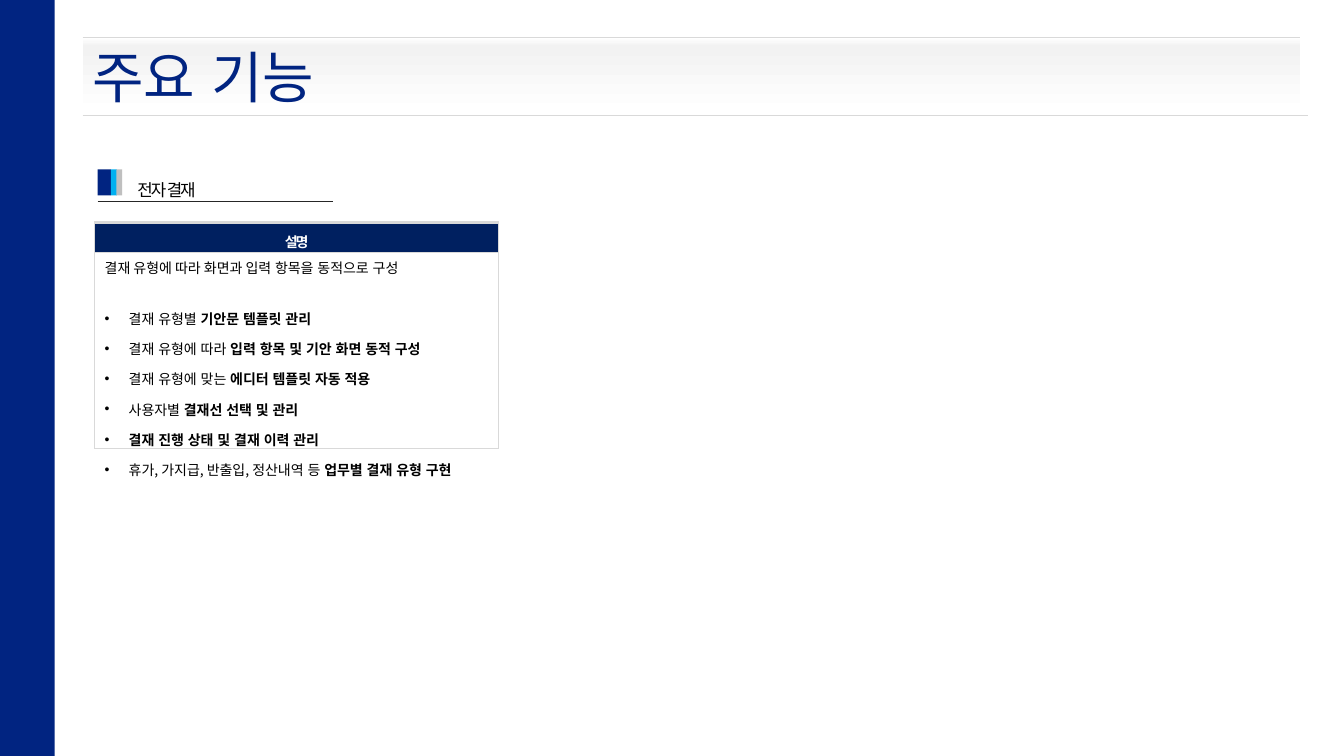
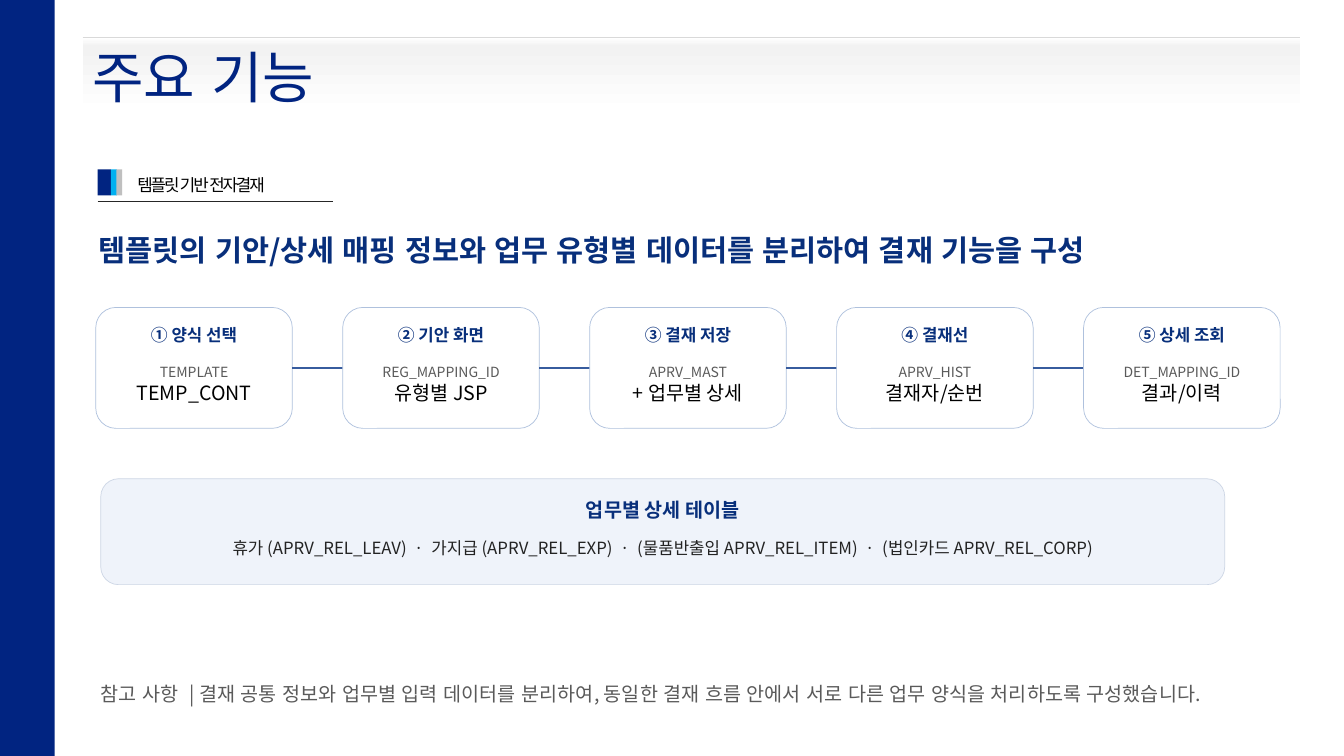
Before and after one commit to hikr90/intranet, a slide deck: slide 12 of docs/intr_project.pptx (slide 13 before the commit). Drawn at 1344x756 pixels with LibreOffice and Linux fonts; fonts in the diff are those of the drawing. Boxes give left, top, right and bottom in pixels: in the first picture for what was removed or moved away, otherwise in the second. Text is boxed around its words. In the diff, an @@ line names an element or a change of style, - is before the commit and + after.

Commit message:
[수정] 포트폴리오 및 테이블 설계서 수정

```diff
--- a/docs/intr_project.pptx
+++ b/docs/intr_project.pptx
@@ line removed from (83, 116) to (1309, 116) @@
@@ text at box(137, 177, 264, 193): text changed @@
-전자 결재
+템플릿 기반 전자결재
@@ table removed at box(95, 223, 499, 482), 2 rows, 1 columns @@
-설명
-결재 유형에 따라 화면과 입력 항목을 동적으로 구성 / 결재 유형별 기안문 템플릿 관리 / 결재 유형에 따라 입력 항목 및 기안 화면 동적 구성 / 결재 유형에 맞는 에디터 템플릿 자동 적용 / 사용자별 결재선 선택 및 관리 / 결재 진행 상태 및 결재 이력 관리 / 휴가, 가지급, 반출입, 정산내역 등 업무별 결재 유형 구현
@@ text added at box(99, 236, 1085, 267), 21 pt, text #082F7B, bold @@
+템플릿의 기안/상세 매핑 정보와 업무 유형별 데이터를 분리하여 결재 기능을 구성
@@ rounded rectangle added at box(96, 308, 292, 429), fill #FFFFFF, outline #AFC1DD 0.5 pt @@
@@ text added at box(151, 326, 237, 343), 12 pt, text #082F7B, bold @@
+① 양식 선택
@@ rounded rectangle added at box(343, 308, 539, 429), fill #FFFFFF, outline #AFC1DD 0.5 pt @@
@@ text added at box(398, 326, 484, 343), 12 pt, text #082F7B, bold @@
+② 기안 화면
@@ rounded rectangle added at box(590, 308, 786, 429), fill #FFFFFF, outline #AFC1DD 0.5 pt @@
@@ text added at box(645, 326, 731, 343), 12 pt, text #082F7B, bold @@
+③ 결재 저장
@@ rounded rectangle added at box(837, 308, 1033, 429), fill #FFFFFF, outline #AFC1DD 0.5 pt @@
@@ text added at box(901, 326, 968, 343), 12 pt, text #082F7B, bold @@
+④ 결재선
@@ rounded rectangle added at box(1084, 308, 1280, 429), fill #FFFFFF, outline #AFC1DD 0.5 pt @@
@@ text added at box(1139, 326, 1225, 343), 12 pt, text #082F7B, bold @@
+⑤ 상세 조회
@@ text added at box(136, 366, 251, 403), 14 pt, text #000000 @@
+TEMPLATE
+TEMP_CONT
@@ line added from (292, 368) to (343, 368), #375C9E 2 pt @@
@@ text added at box(382, 366, 499, 402), 10 pt, text #5A5A5A @@
+REG_MAPPING_ID
+유형별 JSP
@@ line added from (539, 368) to (590, 368), #375C9E 2 pt @@
@@ text added at box(648, 366, 743, 402), 10 pt, text #5A5A5A @@
+APRV_MAST
++ 업무별 상세
@@ line added from (786, 368) to (837, 368), #375C9E 2 pt @@
@@ text added at box(886, 366, 984, 404), 10 pt, text #5A5A5A @@
+APRV_HIST
+결재자/순번
@@ line added from (1033, 368) to (1084, 368), #375C9E 2 pt @@
@@ text added at box(1124, 366, 1241, 404), 10 pt, text #5A5A5A @@
+DET_MAPPING_ID
+결과/이력
@@ rounded rectangle added at box(101, 479, 1225, 585), fill #EFF3FA, outline #CDD6E5 0.5 pt @@
@@ text added at box(586, 500, 739, 519), 14 pt, text #082F7B, bold @@
+업무별 상세 테이블
@@ text added at box(233, 540, 1093, 557), 12 pt, text #232323 @@
+휴가 (APRV_REL_LEAV) · 가지급 (APRV_REL_EXP) · (물품반출입 APRV_REL_ITEM) · (법인카드 APRV_REL_CORP)
@@ text added at box(101, 684, 1202, 705), 14 pt, text #5A5A5A @@
+참고 사항 | 결재 공통 정보와 업무별 입력 데이터를 분리하여, 동일한 결재 흐름 안에서 서로 다른 업무 양식을 처리하도록 구성했습니다.
```
Also in this commit, not shown: 14 other slides changed, 1 slide added, 2 slides removed, 4 other files.
